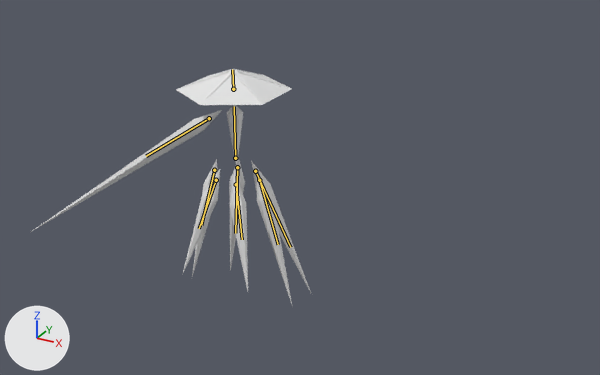
Before and after pictures for a commit that changed the Blender file Enemies/Clarity.blend.
Rendered twice from a 50 mm camera at (52.3, -79.0, 41.9) aimed at (5.4, 6.3, -0.8). Lighting does not change. The marker at lower left points along +X, +Y and +Z. The older version comes first. The bones that bend it are drawn over the model as lines.

Objects in the first picture: 'Arm', 'BackLeft', 'BackRight', 'Center', 'FrontLeft', 'FrontRight', 'Hat', 'MiddleLeft', 'MiddleRight'.
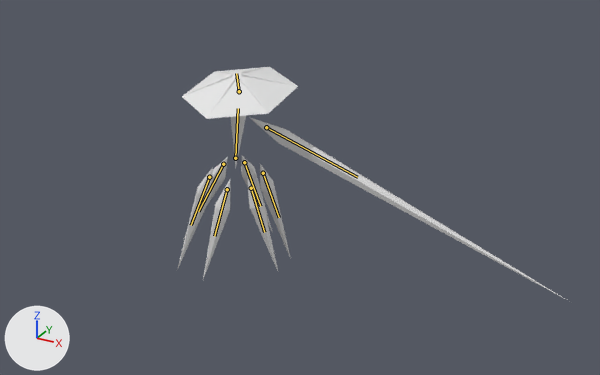
The newer file adds an action. The first version stands in its rest pose; the second is drawn at frame 0 of the action 'SingleSliceLeftShortEndlag'.

Boxes (x1, y1, x2, y2) around the edits, measured in the pictures (600 x 375 px):
'Arm', posed (68% wider, 51% taller)
    before: (31, 110, 222, 232)
    after: (249, 117, 570, 302)
'Hat', posed (43% taller)
    before: (176, 69, 292, 105)
    after: (182, 67, 298, 119)
'FrontLeft', posed (68% wider, 21% shorter)
    before: (230, 172, 248, 291)
    after: (247, 177, 278, 271)
'FrontRight', posed (28% narrower, 7% shorter)
    before: (182, 169, 220, 275)
    after: (203, 180, 230, 279)
'MiddleLeft', posed (11% narrower, 29% shorter)
    before: (257, 169, 292, 304)
    after: (260, 164, 291, 259)
'MiddleRight', posed (37% wider, 12% shorter)
    before: (192, 159, 218, 276)
    after: (177, 167, 213, 270)
'BackLeft', posed (46% narrower, 41% shorter)
    before: (251, 161, 311, 293)
    after: (241, 156, 273, 233)
'BackRight', posed (171% wider, 25% shorter)
    before: (229, 159, 245, 271)
    after: (183, 157, 228, 241)
'Center', posed
    before: (227, 105, 243, 168)
    after: (231, 115, 246, 167)
bone 'Center', root to tip
    before: (235, 158) to (234, 106)
    after: (235, 158) to (238, 108)
bone 'Hat', root to tip
    before: (233, 89) to (232, 69)
    after: (239, 91) to (236, 73)
bone 'Arm', root to tip
    before: (209, 118) to (146, 156)
    after: (266, 127) to (357, 177)
bone 'Middle.L', root to tip
    before: (259, 180) to (278, 244)
    after: (263, 173) to (279, 217)
bone 'Front.L', root to tip
    before: (236, 184) to (242, 239)
    after: (251, 188) to (264, 232)
bone 'Back.L', root to tip
    before: (255, 171) to (290, 247)
    after: (244, 162) to (260, 206)
bone 'Middle.R', root to tip
    before: (214, 170) to (201, 225)
    after: (209, 177) to (191, 225)
bone 'Front.R', root to tip
    before: (216, 180) to (199, 228)
    after: (227, 189) to (214, 236)
bone 'Back.R', root to tip
    before: (237, 167) to (235, 233)
    after: (223, 164) to (198, 211)

The edits, one by one:
Bone 'Center' (bone_center) turns from (0, 0, 0) to (2, 19, -6) degrees about its own x, y and z.
Bone 'Hat' (bone_hat) turns from (0, 0, 0) to (8, -20, 6) degrees about its own x, y and z.
Bone 'Arm' (bone_arm) moves from (0.0, 0.0, 0.0) to (-3.81, -6.23, 0.2).
Bone 'Arm' (bone_arm) turns from (0, 0, 0) to (177, 17, -55) degrees about its own x, y and z.
Bone 'Middle.L' (bone_middle_l) moves from (0.0, 0.0, 0.0) to (0.78, -0.25, -2.08).
Bone 'Middle.L' (bone_middle_l) turns from (0, 0, 0) to (-31, -33, 2) degrees about its own x, y and z.
Bone 'Front.L' (bone_front_l) moves from (0.0, 0.0, 0.0) to (-0.84, 0.65, -1.81).
Bone 'Front.L' (bone_front_l) turns from (0, 0, 0) to (-33, -32, 11) degrees about its own x, y and z.
Bone 'Back.L' (bone_back_l) moves from (0.0, 0.0, 0.0) to (1.44, -1.09, -0.54).
Bone 'Back.L' (bone_back_l) turns from (0, 0, 0) to (-27, -33, -9) degrees about its own x, y and z.
Bone 'Middle.R' (bone_middle_r) moves from (0.0, 0.0, 0.0) to (-0.68, -0.24, 2.15).
Bone 'Middle.R' (bone_middle_r) turns from (0, 0, 0) to (-5, -44, -5) degrees about its own x, y and z.
Bone 'Front.R' (bone_front_r) moves from (0.0, 0.0, 0.0) to (-1.92, 0.37, 0.18).
Bone 'Front.R' (bone_front_r) turns from (0, 0, 0) to (-12, -43, 9) degrees about its own x, y and z.
Bone 'Back.R' (bone_back_r) moves from (0.0, 0.0, 0.0) to (1.24, -0.89, 1.29).
Bone 'Back.R' (bone_back_r) turns from (0, 0, 0) to (-2, -40, -19) degrees about its own x, y and z.
